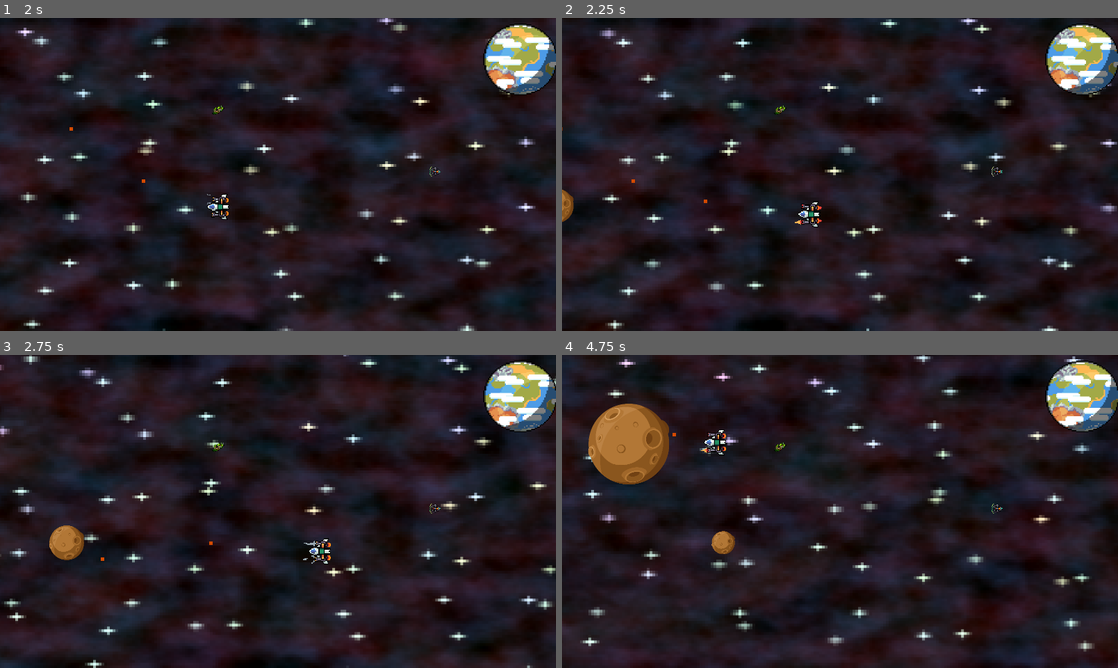
Above: before the commit, frames 1-4 (two rows, left to right).
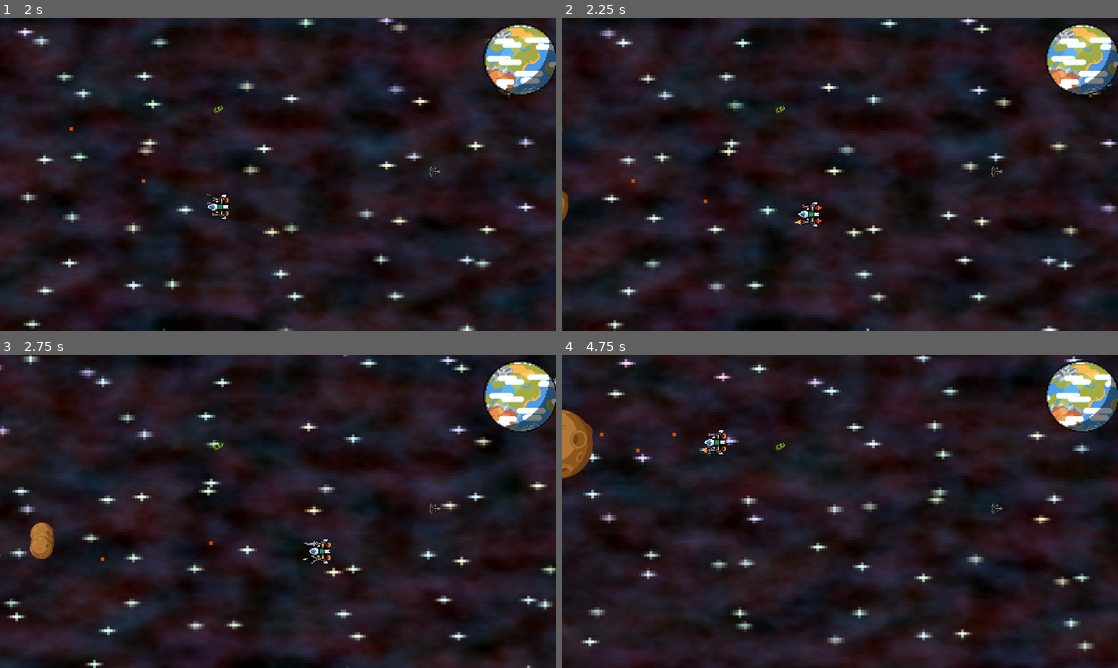
Above: after the commit, the same moments.

Repository: Yekt/SyntaxSoup
Game: Godot game, scene res://scenes/screens/game.tscn
The game is run twice, just before and just after one commit, with the same random seed, the same clock (stepped at 60 frames per second) and the same inputs. The engine's default icon, where the game draws it, is replaced by a stand-in: a white triangle on a blue panel in a dark square.
Inputs:
- Up to frame 1 (2 s): hold D (attacker_right) 0.53-1.28 s; hold S (attacker_down) from 1.28 s (still down)
- Up to frame 2 (2.25 s): release S (attacker_down) at 2.03 s; hold D (attacker_right) from 2.03 s (still down)
- Up to frame 3 (2.75 s): keep holding D (attacker_right)
- Up to frame 4 (4.75 s): release D (attacker_right) at 2.78 s; hold W (attacker_up) 2.78-3.53 s; hold A (attacker_left) from 3.53 s (still down)

Frame 1 is identical in both runs. In frame 2, 0.1% of the frame differs, in the area x 0-3%, y 54-66%; in frame 3, 0.9%; in frame 4, 4.1%, in the area x 0-32%, y 15-64%.

Commit message:
feat: reworked astroids

Diff:
--- a/globals.gd
+++ b/globals.gd
@@ -1,5 +1,5 @@
 extends Node
 
 
-var SPEED_SCALE = 1
+var SPEED_SCALE = 1.0
 var SCORE = 0
--- a/scenes/entities/asteroid.gd
+++ b/scenes/entities/asteroid.gd
@@ -1,37 +1,68 @@
 extends Area2D
-
 class_name Asteroid
 
-#@export var direction: Vector2 = Vector2(0,0)
-@export var speed = 1
-@export var health = 1
-var velocity
 
-@export var to_spawn: Array[PackedScene]
+const LARGE = 2
+const MEDIUM = 1
+const SMALL = 0
+const ASTEROID = preload("res://scenes/entities/asteroid.tscn")
+var GLOBALS
+
+
+var SIZE
+var DIRECTION
+var SPEED
+var HEALTH
+var CHILDREN_COUNT
+
+
+static func create_asteroid(size: int, direction: Vector2) -> Asteroid:
+	direction = direction.normalized()
+	var speed_randomizer = randf_range(0.8, 1.2)
+	var asteroid = ASTEROID.instantiate()
+	if (size <= SMALL):
+		asteroid.scale = Vector2(0.2, 0.2)
+		asteroid.SIZE = SMALL
+		asteroid.SPEED = 600 * speed_randomizer
+		asteroid.HEALTH = 1
+		asteroid.CHILDREN_COUNT = 0
+	elif (size == MEDIUM):
+		asteroid.scale = Vector2(0.4, 0.4)
+		asteroid.SIZE = MEDIUM
+		asteroid.SPEED = 400 * speed_randomizer
+		asteroid.HEALTH = 2
+		asteroid.CHILDREN_COUNT = 3
+	else:
+		asteroid.scale = Vector2(0.6, 0.6)
+		asteroid.SIZE = LARGE
+		asteroid.SPEED = 200 * speed_randomizer
+		asteroid.HEALTH = 4
+		asteroid.CHILDREN_COUNT = 3
+	asteroid.DIRECTION = direction
+	return asteroid
+
+
+func _ready():
+	GLOBALS = get_node("/root/Globals")
+	SPEED *= GLOBALS.SPEED_SCALE
+
+
+func _process(delta):
+	position = position + DIRECTION * SPEED * delta
+	for object in get_overlapping_bodies():
+		object.hit(1)
+		HEALTH = -1
+	if HEALTH <= 0:
+		spawn_children()
+		queue_free()
+
 
 func spawn_children():
-	for child in to_spawn:
-		var entity = child.instantiate()
-		entity.position = self.position
-		get_parent().add_child(entity)
-		#entity.velocity = Vector2(randi() % 100, randi() % 100) * speed
+	for i in CHILDREN_COUNT:
+		var child = Asteroid.create_asteroid(SIZE-1, Vector2.RIGHT + Vector2(0, randf_range(-0.6, 0.6)))
+		child.position = self.position
+		get_parent().add_child(child)
+
 
 func hit(damage):
-	health = health - damage
-
-# Called when the node enters the scene tree for the first time.
-func _ready():
-	velocity = Vector2(1,0) * 500
-
-
-# Called every frame. 'delta' is the elapsed time since the previous frame.
-func _process(delta):
-	position = position + velocity * delta
-
-	for object in self.get_overlapping_bodies():
-		object.hit(1)
-		health = -1
-
-	if health < 0:
-		spawn_children()
-		self.queue_free()
+	HEALTH -= damage
--- a/scenes/entities/asteroid_large.tscn
+++ b/scenes/entities/asteroid_large.tscn
@@ -1,12 +1,8 @@
-[gd_scene load_steps=3 format=3 uid="uid://c1103mhuxeu5s"]
+[gd_scene load_steps=2 format=3 uid="uid://jtolyss77jle"]
 
-[ext_resource type="PackedScene" path="res://scenes/entities/asteroid.tscn" id="1_cwjfe"]
-[ext_resource type="PackedScene" uid="uid://sjc6d5drvmho" path="res://scenes/entities/asteroid_medium.tscn" id="2_pchp4"]
+[ext_resource type="PackedScene" uid="uid://cidsunnrcmic" path="res://scenes/entities/asteroid.tscn" id="1_cwjfe"]
 
 [node name="AsteroidLarge" type="Node2D"]
 
 [node name="Asteroid" parent="." instance=ExtResource("1_cwjfe")]
 scale = Vector2(0.7, 0.7)
-speed = 3
-health = 4
-to_spawn = Array[PackedScene]([ExtResource("2_pchp4"), ExtResource("2_pchp4"), ExtResource("2_pchp4")])
--- a/scenes/entities/asteroid_medium.tscn
+++ /dev/null
@@ -1,12 +0,0 @@
-[gd_scene load_steps=3 format=3 uid="uid://sjc6d5drvmho"]
-
-[ext_resource type="PackedScene" path="res://scenes/entities/asteroid.tscn" id="1_x2luw"]
-[ext_resource type="PackedScene" uid="uid://5pahtvvew3y1" path="res://scenes/entities/asteroid_small.tscn" id="2_vw5y4"]
-
-[node name="AsteroidMedium" type="Node2D"]
-
-[node name="Asteroid" parent="." instance=ExtResource("1_x2luw")]
-scale = Vector2(0.3, 0.3)
-speed = 6
-health = 2
-to_spawn = Array[PackedScene]([ExtResource("2_vw5y4"), ExtResource("2_vw5y4"), ExtResource("2_vw5y4")])
--- a/scenes/entities/asteroid_small.tscn
+++ /dev/null
@@ -1,9 +0,0 @@
-[gd_scene load_steps=2 format=3 uid="uid://5pahtvvew3y1"]
-
-[ext_resource type="PackedScene" path="res://scenes/entities/asteroid.tscn" id="1_7k0n0"]
-
-[node name="AsteroidSmall" type="Node2D"]
-scale = Vector2(0.2, 0.2)
-
-[node name="Asteroid" parent="." instance=ExtResource("1_7k0n0")]
-speed = 10
--- a/scenes/entities/projectile.gd
+++ b/scenes/entities/projectile.gd
@@ -1,9 +1,9 @@
 extends Area2D
 
 
-var DAMAGE = 1
-var SPEED = 1000
-var DRAWN = false
+@export var DAMAGE = 1
+@export var SPEED = 1000
+@export var DRAWN = false
 
 
 func _physics_process(delta):
--- a/scenes/screens/game.gd
+++ b/scenes/screens/game.gd
@@ -4,9 +4,7 @@
 
 
 var GLOBALS
-var ASTEROID_L = preload("res://scenes/entities/asteroid_large.tscn")
-var ASTEROID_M = preload("res://scenes/entities/asteroid_medium.tscn")
-var ASTEROID_S = preload("res://scenes/entities/asteroid_small.tscn")
+#var ASTEROID = preload("res://scenes/entities/asteroid.tscn")
 
 
 func _ready():
@@ -22,10 +20,10 @@
 	var rng = randf()
 	var asteroid
 	if (rng <= 0.5):
-		asteroid = ASTEROID_S.instantiate()
+		asteroid = Asteroid.create_asteroid(0, Vector2.RIGHT)
 	elif (rng <= 0.8333):
-		asteroid = ASTEROID_M.instantiate()
+		asteroid = Asteroid.create_asteroid(1, Vector2.RIGHT)
 	else:
-		asteroid = ASTEROID_L.instantiate()
+		asteroid = Asteroid.create_asteroid(2, Vector2.RIGHT)
 	asteroid.global_position = %SpawnPoint.global_position
 	add_child(asteroid)
Not shown: 1 places in scenes/entities/asteroid.tscn that only renumber resources
